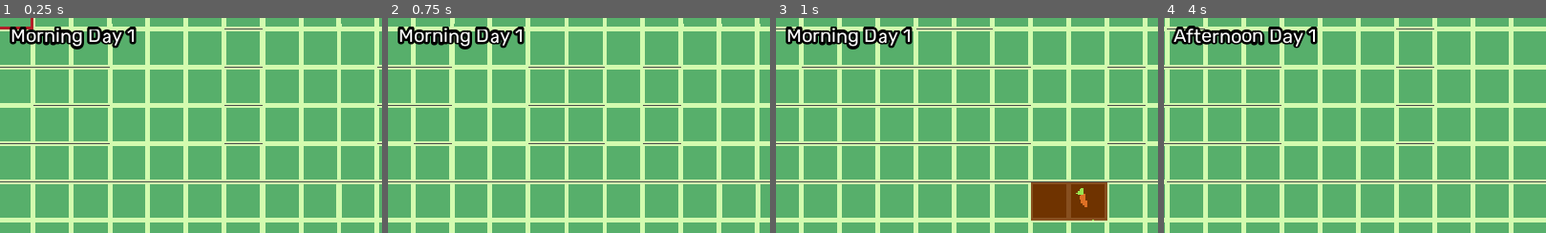
Above: before the commit, frames 1-4 (left to right).
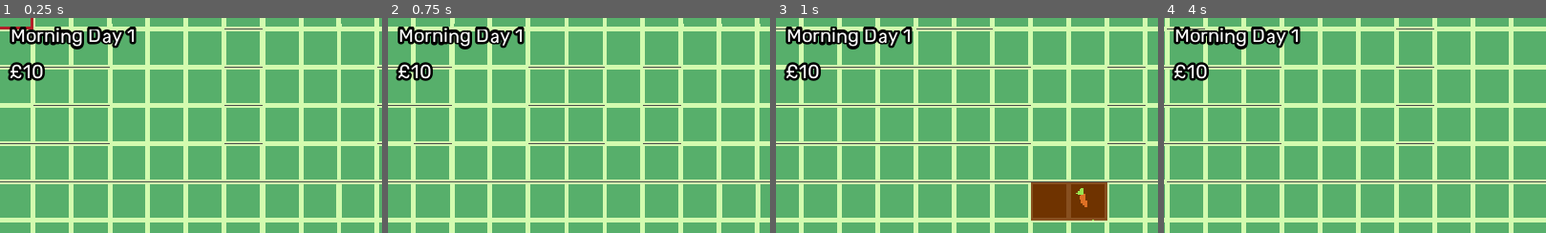
Above: after the commit, the same moments.

Repository: connorwmackay/Harvest
Game: Godot game, scene res://Game.tscn
Two runs of this game, one before a commit and one after it. Both use one fixed random seed, a clock stepped at 60 frames per second and the inputs below.
Inputs (mouse positions are % of the whole screen's width and height, from its top left):
- Up to frame 1 (0.25 s): no input
- Up to frame 2 (0.75 s): tap Enter at 0.5 s; move the mouse to (72, 45) at 0.52 s; press the mouse at (72, 45) at 0.53 s; hold Right (ui_right) from 0.53 s (still down); tap E (plant) at 0.6 s
- Up to frame 3 (1 s): keep holding Right (ui_right)
- Up to frame 4 (4 s): move the mouse to (30, 55) at 1.27 s; release Right (ui_right) at 1.28 s; release the mouse at (30, 55) at 1.28 s; hold Down (ui_down) 1.28-2.03 s; click (30, 55) at 1.35 s; tap R (sell) at 1.55, 2.1, 3.8 s; move the mouse to (60, 28) at 2.02 s; hold Right (ui_right) 2.03-2.78 s; tap E (plant) at 2.3, 2.85 s; move the mouse to (45, 70) at 2.77 s; hold Up (ui_up) 2.78-3.53 s; click (45, 70) at 3.05 s; move the mouse to (80, 65) at 3.52 s; press the mouse at (80, 65) at 3.53 s; hold Left (ui_left) from 3.53 s (still down)
The pictures show only the part of the screen within x 0-50%, y 4-54%; the shares and areas given below are measured in that part.

The runs differ from the first frame. In frame 1, 0.7% of the frame differs, in the area x 2-12%, y 20-30%; in frame 2, 0.7%; in frame 3, 0.8%; in frame 4, 3.1%, in the area x 2-41%, y 3-30%.

Commit message:
Selling plants

Diff:
--- a/Game.tscn
+++ b/Game.tscn
@@ -1,9 +1,10 @@
-[gd_scene load_steps=5 format=2]
+[gd_scene load_steps=6 format=2]
 
 [ext_resource path="res://FarmTilemap.tscn" type="PackedScene" id=1]
 [ext_resource path="res://MoveCamera.tscn" type="PackedScene" id=2]
 [ext_resource path="res://SelectedTile.tscn" type="PackedScene" id=3]
 [ext_resource path="res://DateTime.tscn" type="PackedScene" id=4]
+[ext_resource path="res://Money.tscn" type="PackedScene" id=5]
 
 [node name="Game" type="Node2D"]
 
@@ -22,6 +23,12 @@
 margin_bottom = 48.0
 alignment = 2
 
+[node name="Money" parent="MoveCamera/CanvasLayer" instance=ExtResource( 5 )]
+margin_left = 8.0
+margin_top = 48.0
+margin_right = 48.0
+margin_bottom = 67.0
+
 [node name="SelectedTile" parent="." instance=ExtResource( 3 )]
 
 [node name="TileMap" parent="." instance=ExtResource( 1 )]
--- /dev/null
+++ b/Money.gd
@@ -0,0 +1,27 @@
+extends Label
+class_name Money
+
+export(int) var start_money = 10
+var money = start_money
+
+func gain_money(amount):
+	money += amount
+
+	text = "$" + money as String
+
+func lose_money(amount):
+	money -= amount
+
+	if money < 0:
+		money = 0
+
+	text = "£" + money as String
+
+func can_lose_money(amount):
+	if money - amount < 0:
+		return false
+
+	return true
+
+func _ready():
+	money = start_money
--- /dev/null
+++ b/Money.tscn
@@ -0,0 +1,11 @@
+[gd_scene load_steps=3 format=2]
+
+[ext_resource path="res://Money.gd" type="Script" id=1]
+[ext_resource path="res://theme.tres" type="Theme" id=2]
+
+[node name="Money" type="Label"]
+margin_right = 40.0
+margin_bottom = 14.0
+theme = ExtResource( 2 )
+text = "£10"
+script = ExtResource( 1 )
--- a/Plant.gd
+++ b/Plant.gd
@@ -1,11 +1,13 @@
 extends Node2D
 
 onready var animated_sprite: AnimatedSprite = get_node("AnimatedSprite")
+onready var money = get_tree().get_current_scene().find_node("Money")
 
 var days_existed = 0
 export(int) var days_until_mid = 1
 export(int) var days_until_end = 2
 export(int) var max_days_no_water = 0
+export(int) var value = 10
 
 var was_watered = false
 var num_days_not_watered = 0
@@ -31,6 +33,16 @@
 	was_watered = true
 	num_days_not_watered = 0
 
+func can_sell_plant():
+	if days_existed >= days_until_end:
+		return true
+
+	return false
+
+func sell_plant():
+	money.gain_money(value)
+	queue_free()
+
 func _ready():
 	num_days_not_watered = 0
 	was_watered = false
--- a/project.godot
+++ b/project.godot
@@ -14,6 +14,11 @@
 "language": "GDScript",
 "path": "res://DateTime.gd"
 }, {
+"base": "Label",
+"class": "Money",
+"language": "GDScript",
+"path": "res://Money.gd"
+}, {
 "base": "Camera2D",
 "class": "move_camera",
 "language": "GDScript",
@@ -21,6 +26,7 @@
 } ]
 _global_script_class_icons={
 "DateTime": "",
+"Money": "",
 "move_camera": ""
 }
 
--- a/scripts/SelectedTile.gd
+++ b/scripts/SelectedTile.gd
@@ -67,8 +67,10 @@
 				get_tree().get_current_scene().add_child(plant_inst)
 				num_actions += 1
 		elif selected_mode == SelectionMode.Sell:
-			print("Sell harvest on selected tile")
-			num_actions += 1
+			for plant in get_tree().get_nodes_in_group("plant"):
+				if plant.position == position and plant.can_sell_plant():
+					plant.sell_plant()
+					num_actions += 1
 		elif selected_mode == SelectionMode.Water and map_cell == 0:
 			tilemap.set_cell(mouse_map_coord.x, mouse_map_coord.y, 2)
 			for plant in get_tree().get_nodes_in_group("plant"):
